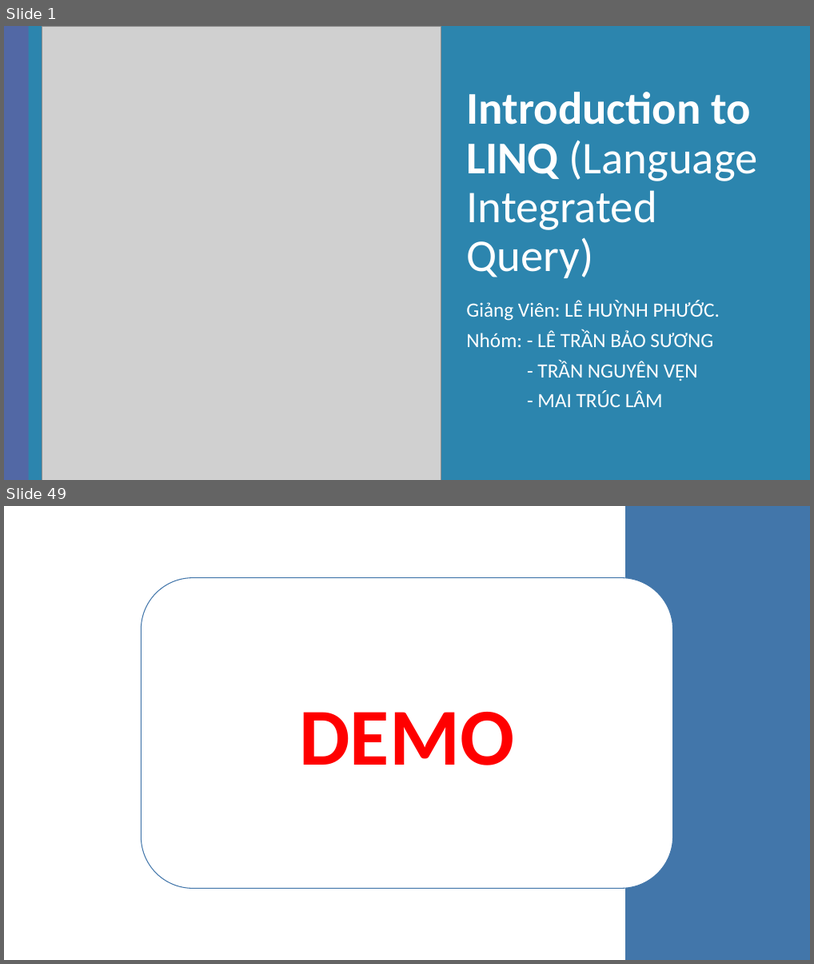
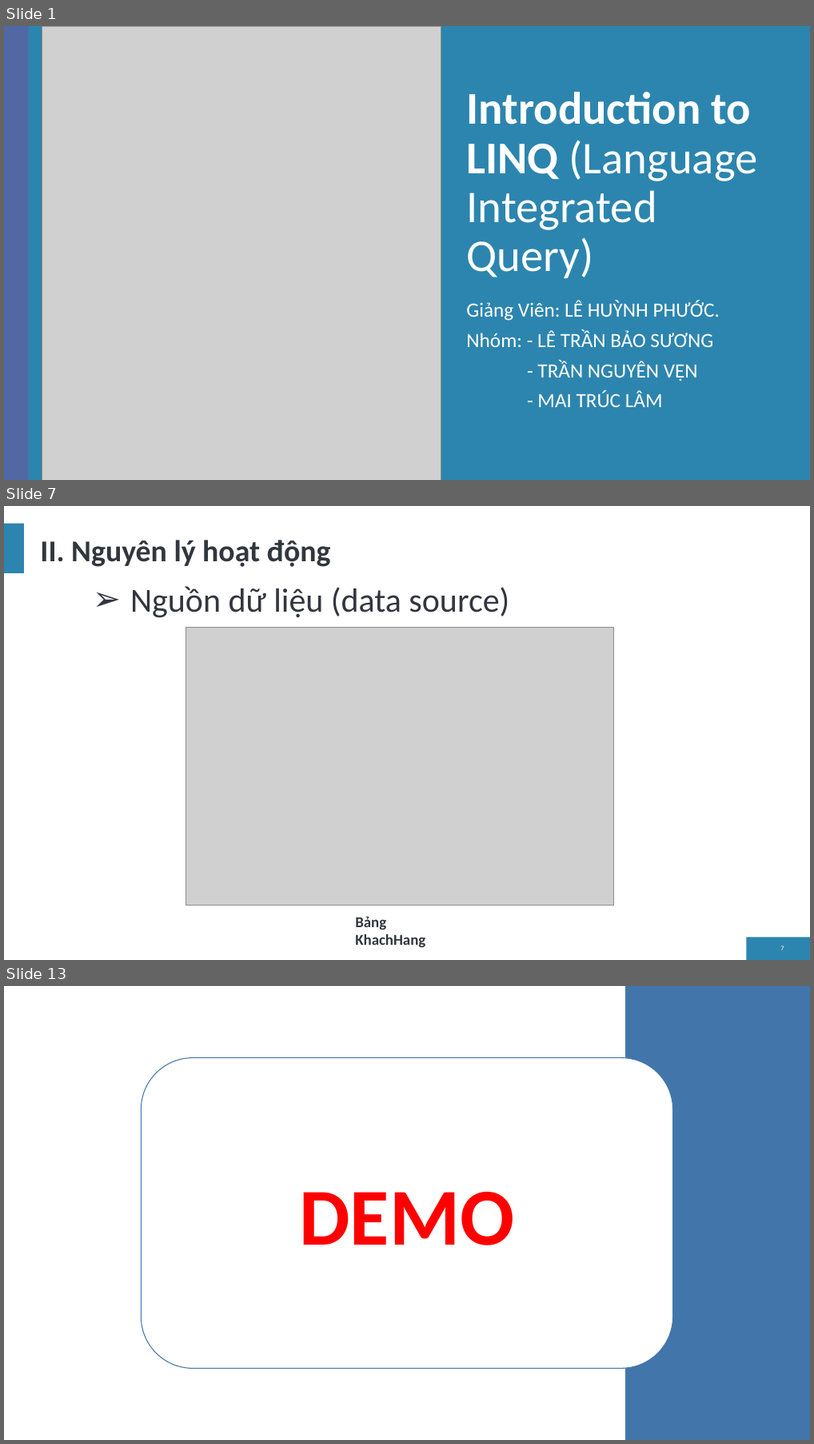
Before and after one commit to letranbaosuong/Lap-Trinh-Moi-Truong-Truc-Quan, a slide deck: Bao_Cao/LinQ.pptx. Shown one above the other, each under a label of ours: slides 1 and 49 before the commit, slides 1, 7 and 13 after it; the slides between them are not shown. The pictures are 814x964 and 814x1444 pixels, drawn with LibreOffice and Linux fonts; fonts in the diff are those of the drawing; grey boxes stand for pictures; background and template pictures are left out. Boxes give left, top, right and bottom in pixels: in the first picture for what was removed or moved away, otherwise in the second. Text is boxed around its words. In the diff, an @@ line names an element or a change of style, - is before the commit and + after.

```diff
--- a/Bao_Cao/LinQ.pptx
+++ b/Bao_Cao/LinQ.pptx
@@ slide 7 added at bbox=[4, 506, 810, 960], background #FFFFFF; not listed: 2 template elements that a slide beside it also shows @@
@@ title added at bbox=[40, 540, 331, 567], 36 pt, text #32363F, bold @@
+II. Nguyên lý hoạt động
@@ text added at bbox=[130, 586, 510, 618], 40 pt, text #32363F @@
+➢ Nguồn dữ liệu (data source)
@@ picture added at bbox=[186, 627, 614, 904] @@
@@ text added at bbox=[355, 916, 426, 947], 18 pt, text #32363F, bold @@
+Bảng KhachHang
@@ page number added at bbox=[781, 945, 784, 950], 8 pt, text #FFFFFF @@
+7
@@ what was slide 49 is now slide 13 @@
```
Also in this commit, not shown: 10 other slides added, 55 slides removed, 46 other files.
